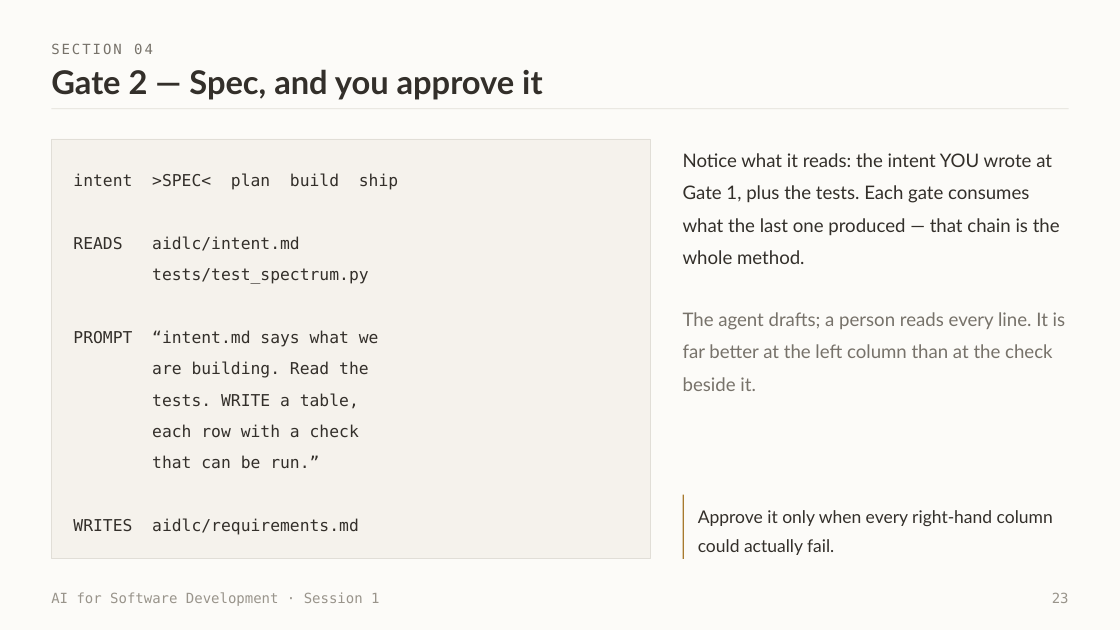
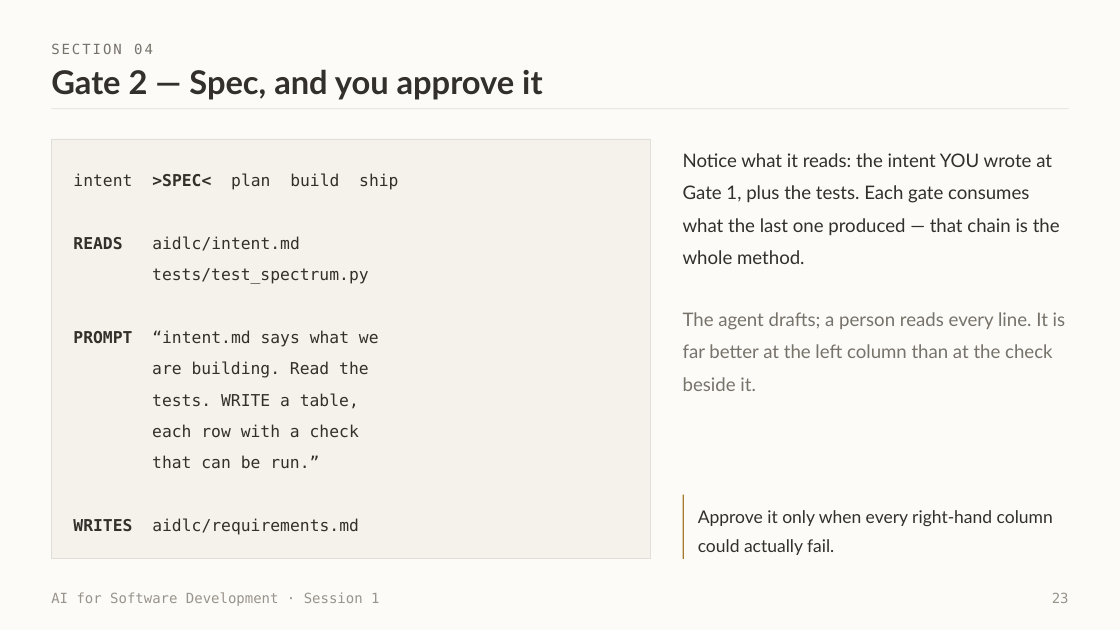
Before and after one commit to witchapong/ai-for-software-dev, a slide deck: slide 23 of slides/Session 1 - Meet Your Agent.pptx. Drawn at 1120x630 pixels with LibreOffice and Linux fonts; fonts in the diff are those of the drawing. Boxes give left, top, right and bottom in pixels: in the first picture for what was removed or moved away, otherwise in the second. Text is boxed around its words. In the diff, an @@ line names an element or a change of style, - is before the commit and + after.

```diff
--- a/slides/Session 1 - Meet Your Agent.pptx
+++ b/slides/Session 1 - Meet Your Agent.pptx
@@ text at <box>73,173,398,535</box>: bold on in ">SPEC<", "READS", "PROMPT", "WRITES" @@
```
Also in this commit, not shown: 3 other slides changed, 6 other files.
